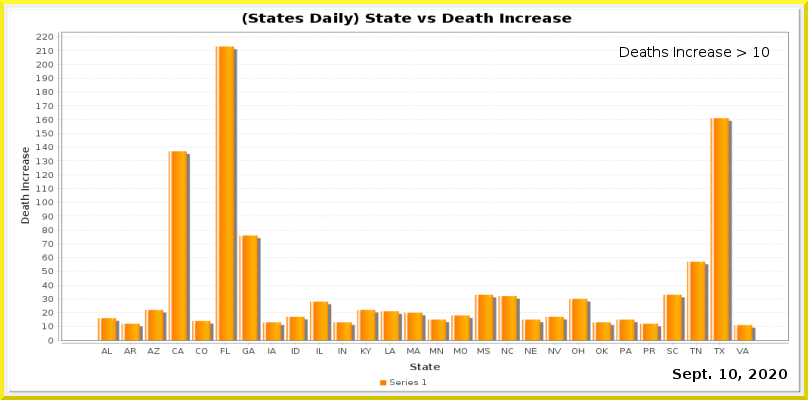
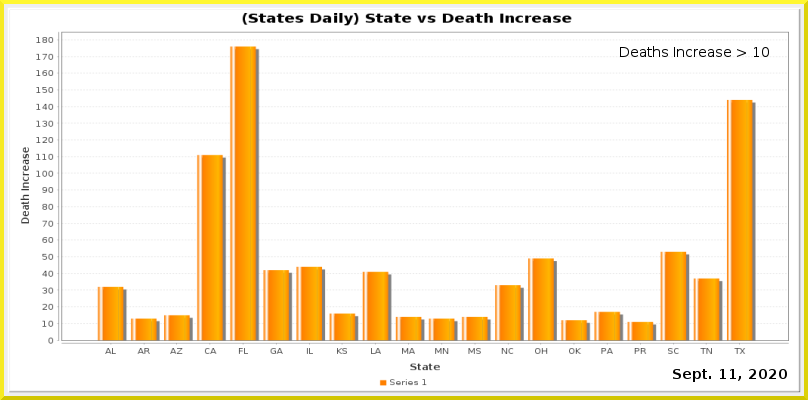
The second 808 x 400 image is a revision of the first. Changes to its layers:
painted on "Current Date" over bbox(729, 369, 737, 379)
painted on "Date_vs_TestIncrease.png" over bbox(36, 33, 789, 354)
